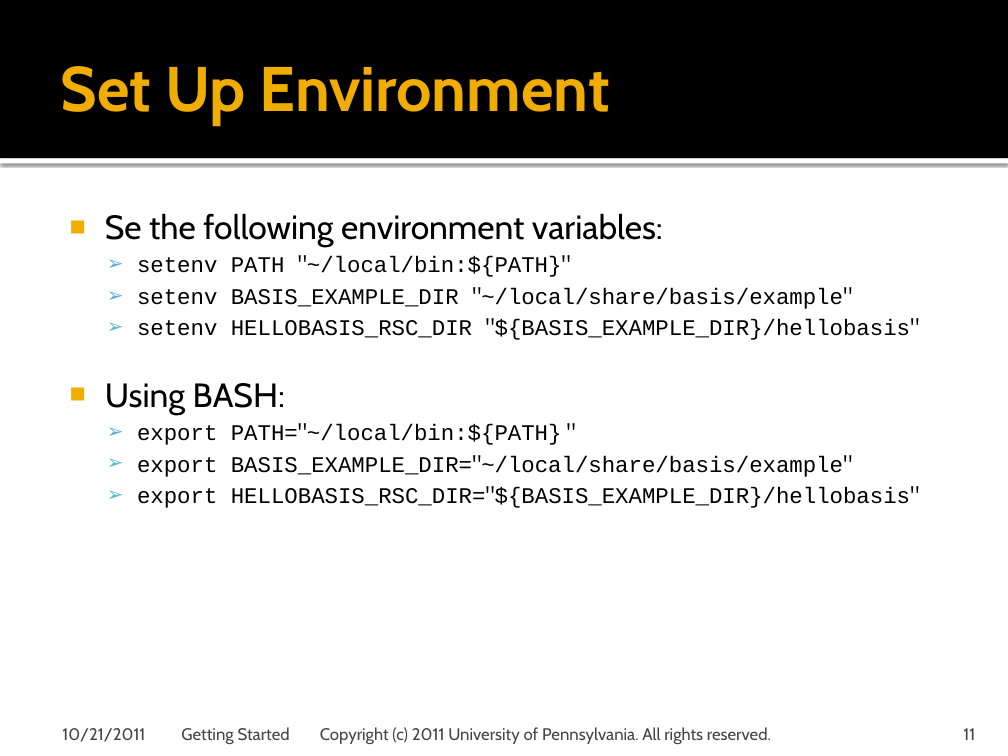
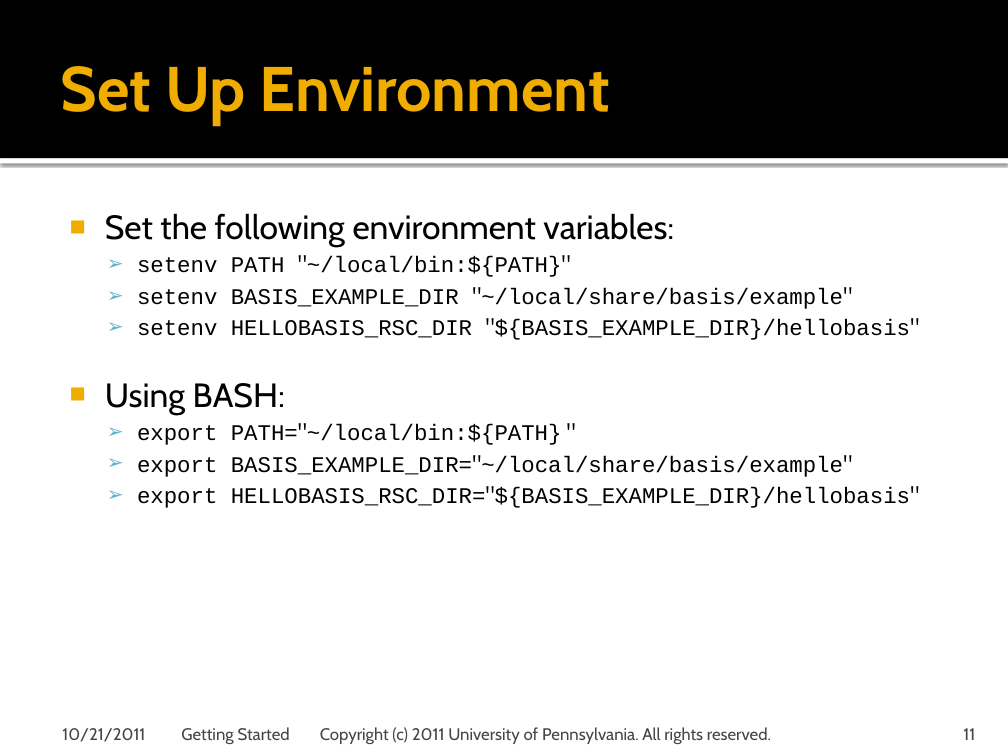
Before and after one commit to cmake-basis/legacy, a slide deck: slide 11 of doc/tutorials/BASIS Quick Start Guide - 01 Getting Started.pptx. Drawn at 1008x756 pixels with LibreOffice and Linux fonts; fonts in the diff are those of the drawing; background and template pictures are left out. Boxes give left, top, right and bottom in pixels: in the first picture for what was removed or moved away, otherwise in the second. Text is boxed around its words. In the diff, an @@ line names an element or a change of style, - is before the commit and + after.

```diff
--- a/doc/tutorials/BASIS Quick Start Guide - 01 Getting Started.pptx
+++ b/doc/tutorials/BASIS Quick Start Guide - 01 Getting Started.pptx
@@ text at (x1=105, y1=213, x2=674, y2=247): text changed @@
-■ Se the following environment variables:
+■ Set the following environment variables:
```
Also in this commit, not shown: 10 other slides changed.
